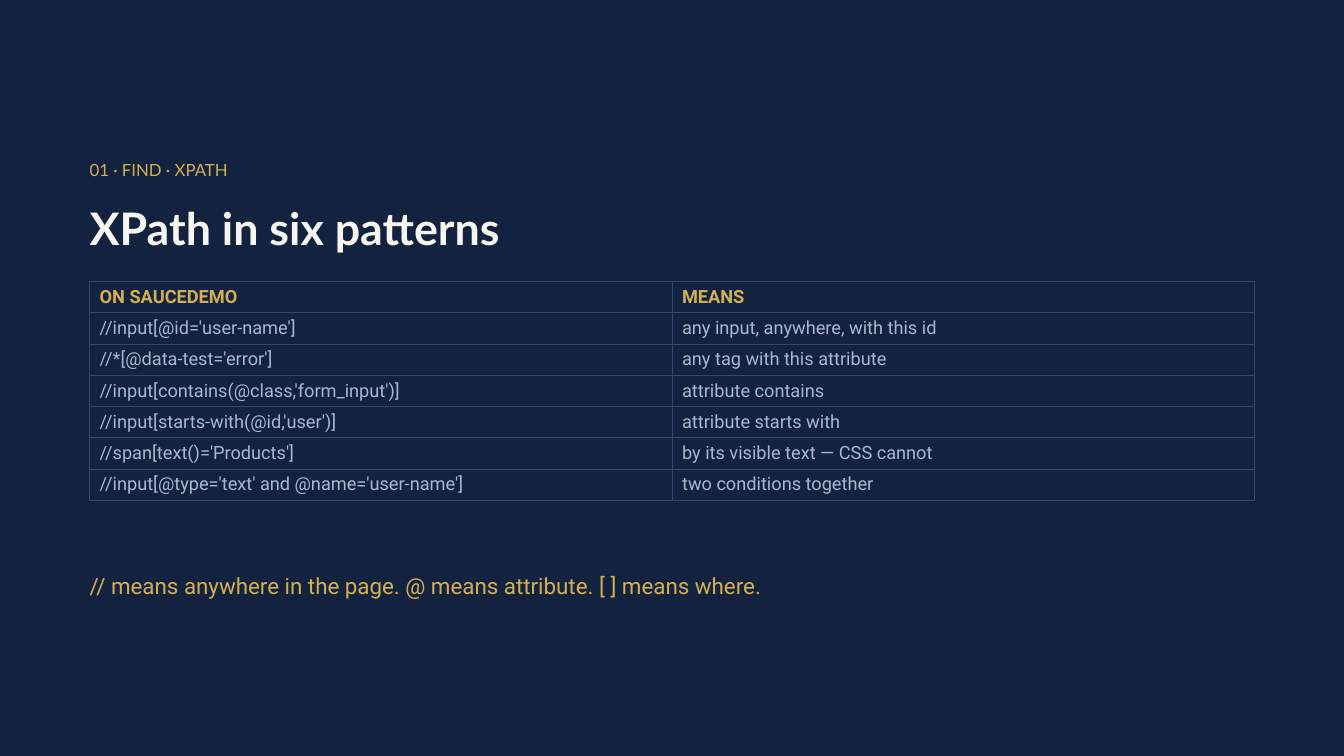
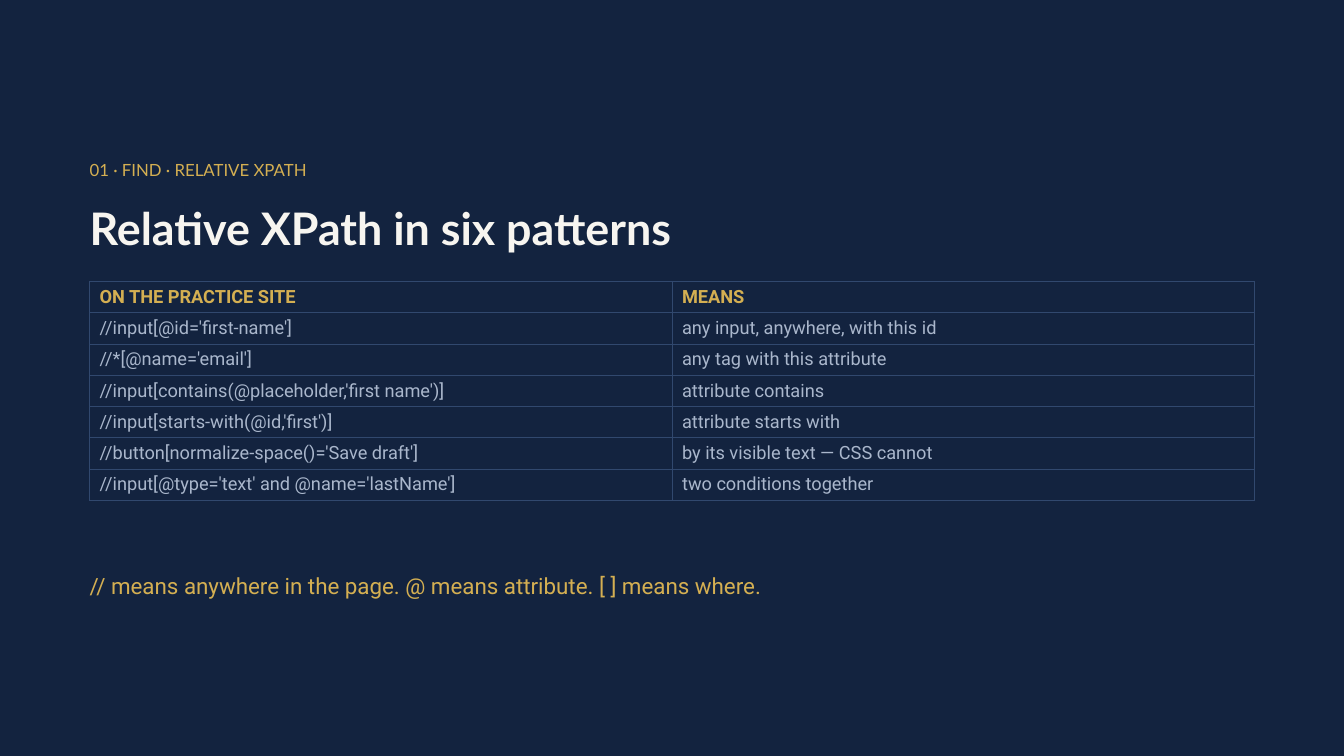
Before and after one commit to MohamedShehab280/software-testing, a slide deck: slide 12 of week-04/Week 4 - Locators and Assertions.pptx (slide 11 before the commit). Drawn at 1344x756 pixels with LibreOffice and Linux fonts; fonts in the diff are those of the drawing. Boxes give left, top, right and bottom in pixels: in the first picture for what was removed or moved away, otherwise in the second. Text is boxed around its words. In the diff, an @@ line names an element or a change of style, - is before the commit and + after.

Commit message:
Week 4: absolute XPath before relative, open the practice site with new File(...)

```diff
--- a/week-04/Week 4 - Locators and Assertions.pptx
+++ b/week-04/Week 4 - Locators and Assertions.pptx
@@ text at (90, 164, 307, 176): text changed @@
-01 · FIND · XPATH
+01 · FIND · RELATIVE XPATH
@@ text at (90, 211, 671, 253): text changed @@
-XPath in six patterns
+Relative XPath in six patterns
@@ table at (90, 281, 1255, 498) @@
-row 1, column 1: ON SAUCEDEMO
+row 1, column 1: ON THE PRACTICE SITE
-row 2, column 1: //input[@id='user-name']
+row 2, column 1: //input[@id='first-name']
-row 3, column 1: //*[@data-test='error']
+row 3, column 1: //*[@name='email']
-row 4, column 1: //input[contains(@class,'form_input')]
+row 4, column 1: //input[contains(@placeholder,'first name')]
-row 5, column 1: //input[starts-with(@id,'user')]
+row 5, column 1: //input[starts-with(@id,'first')]
-row 6, column 1: //span[text()='Products']
+row 6, column 1: //button[normalize-space()='Save draft']
-row 7, column 1: //input[@type='text' and @name='user-name']
+row 7, column 1: //input[@type='text' and @name='lastName']
```
Also in this commit, not shown: 1 other slide changed, 1 slide added, 1 slide removed, 3 other files.
